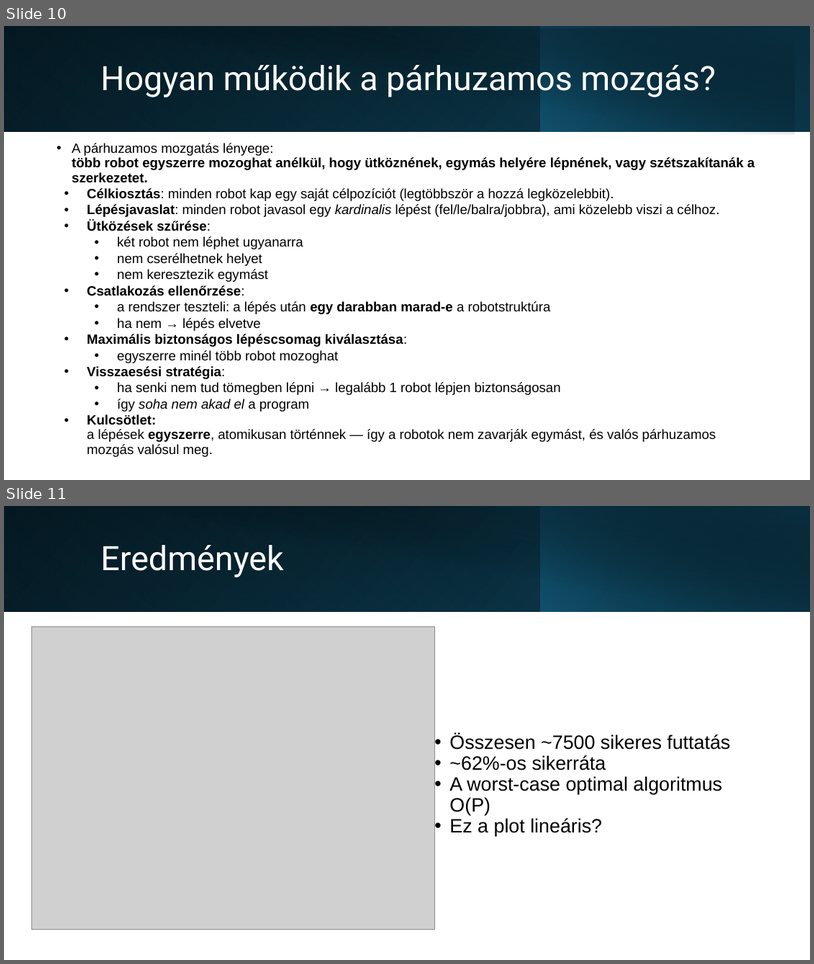
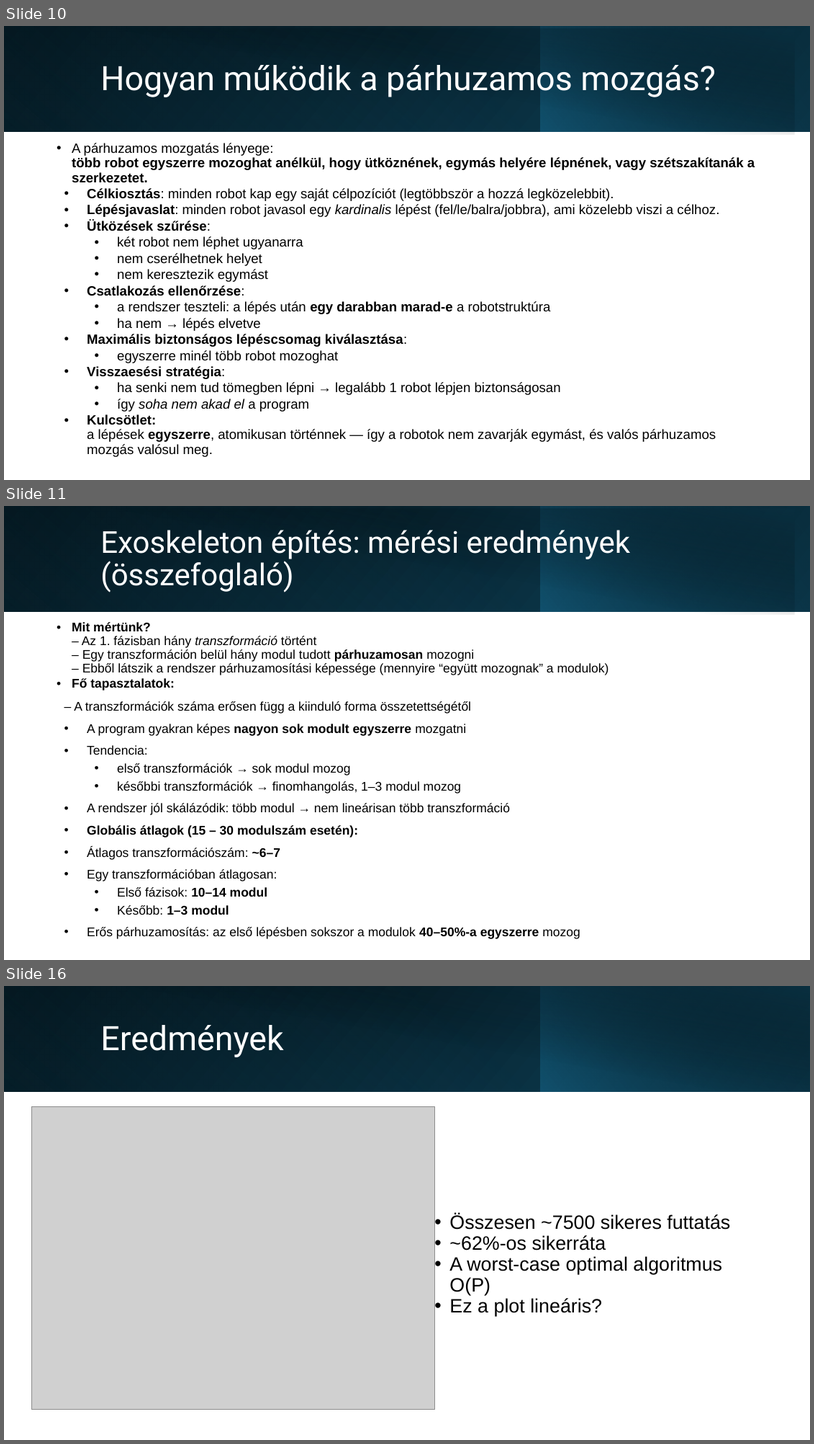
Before and after one commit to xlykoi/Szamitogepes-halozatok, a slide deck: Short_presentation.pptx. Shown one above the other, each under a label of ours: slides 10 and 11 before the commit, slides 10, 11 and 16 after it; the slides between them are not shown. The pictures are 814x964 and 814x1444 pixels, drawn with LibreOffice and Linux fonts; fonts in the diff are those of the drawing; grey boxes stand for pictures. Boxes give left, top, right and bottom in pixels: in the first picture for what was removed or moved away, otherwise in the second. Text is boxed around its words. In the diff, an @@ line names an element or a change of style, - is before the commit and + after.

```diff
--- a/Short_presentation.pptx
+++ b/Short_presentation.pptx
@@ slide 11 added at bbox=[4, 506, 810, 960], background #FFFFFF @@
@@ rectangle added at bbox=[4, 506, 810, 611], fill gradient #000000 to #0F4861 @@
@@ rectangle added at bbox=[4, 506, 541, 611], fill gradient #156082 to #0A3041 @@
@@ rectangle added at bbox=[19, 508, 795, 614], fill gradient #000000 to #0A3041 @@
@@ rectangle added at bbox=[540, 506, 810, 611], fill gradient #156082 to #000000 @@
@@ title added at bbox=[100, 530, 630, 592], 36 pt, text #FFFFFF @@
+Exoskeleton építés: mérési eredmények (összefoglaló)
@@ text added at bbox=[72, 622, 610, 939], 15 pt, text #000000 @@
+• Mit mértünk?
+  – Az 1. fázisban hány transzformáció történt
+  – Egy transzformáción belül hány modul tudott párhuzamosan mozogni
+  – Ebből látszik a rendszer párhuzamosítási képessége (mennyire “együtt mozognak” a modulok)
+• Fő tapasztalatok:
+– A transzformációk száma erősen függ a kiinduló forma összetettségétől
+• A program gyakran képes nagyon sok modult egyszerre mozgatni
+• Tendencia:
+  • első transzformációk → sok modul mozog
+  • későbbi transzformációk → finomhangolás, 1–3 modul mozog
+• A rendszer jól skálázódik: több modul → nem lineárisan több transzformáció
+• Globális átlagok (15 – 30 modulszám esetén):
+• Átlagos transzformációszám: ~6–7
+• Egy transzformációban átlagosan:
+  • Első fázisok: 10–14 modul
+  • Később: 1–3 modul
+• Erős párhuzamosítás: az első lépésben sokszor a modulok 40–50%-a egyszerre mozog
@@ what was slide 11 is now slide 16 @@
```
Also in this commit, not shown: 4 other slides added.
